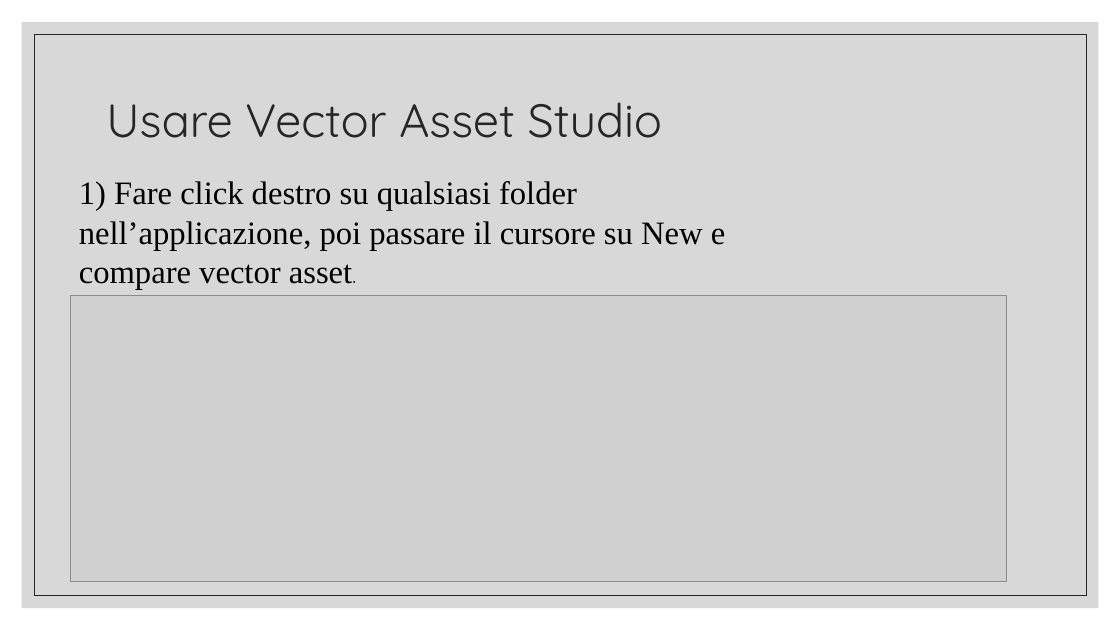
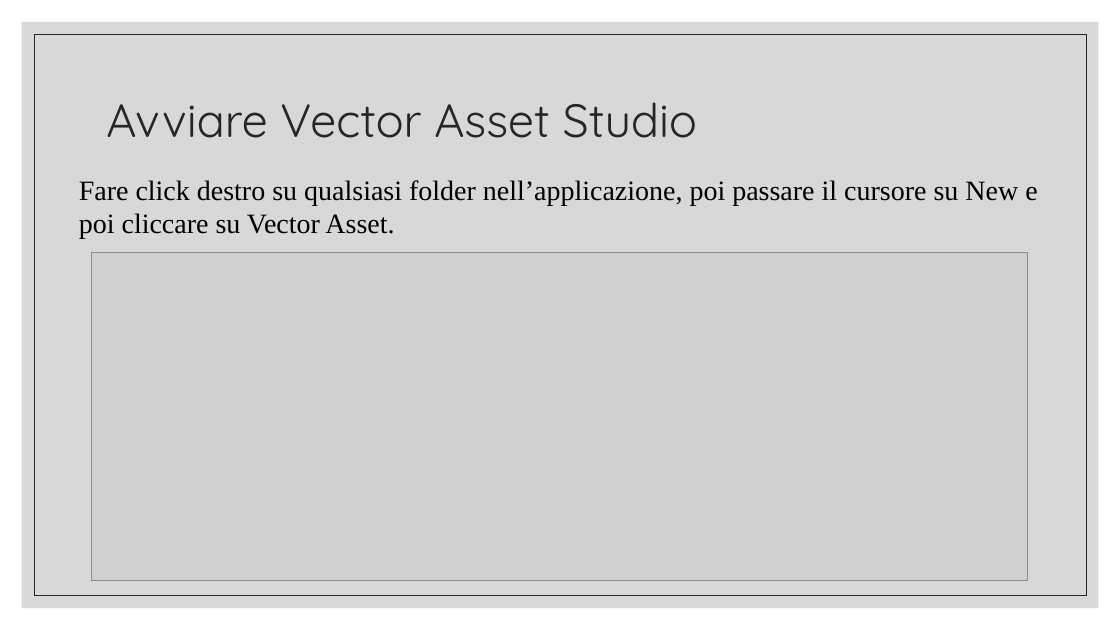
Before and after one commit to tizianotaglienti/Colleghi-Ristretti, a slide deck: slide 21 of Vector asset studio.pptx (slide 13 before the commit). Drawn at 1120x630 pixels with LibreOffice and Linux fonts; fonts in the diff are those of the drawing; grey boxes stand for pictures. Boxes give left, top, right and bottom in pixels: in the first picture for what was removed or moved away, otherwise in the second. Text is boxed around its words. In the diff, an @@ line names an element or a change of style, - is before the commit and + after.

```diff
--- a/Vector asset studio.pptx
+++ b/Vector asset studio.pptx
@@ title at <box>106,102,697,138</box>: text changed @@
-Usare Vector Asset Studio
+Avviare Vector Asset Studio
@@ text at <box>79,180,1037,239</box>: text changed; size 28 to 24 pt @@
-1) Fare click destro su qualsiasi folder nell’applicazione, poi passare il cursore su New e compare vector asset.
+Fare click destro su qualsiasi folder nell’applicazione, poi passare il cursore su New e poi cliccare su Vector Asset.
@@ picture: place and size @@
-picture at <box>71,295,1007,581</box>
+picture at <box>92,252,1028,581</box>
```
Also in this commit, not shown: 3 other slides changed, 12 slides added, 1 other file.
